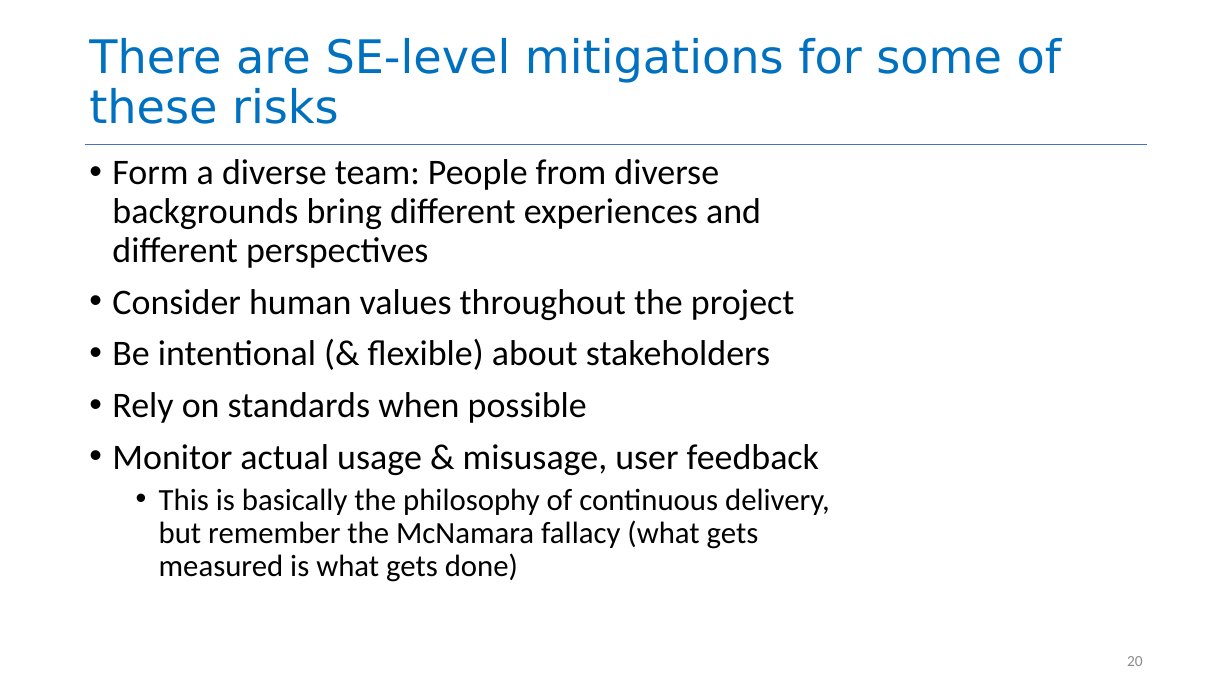
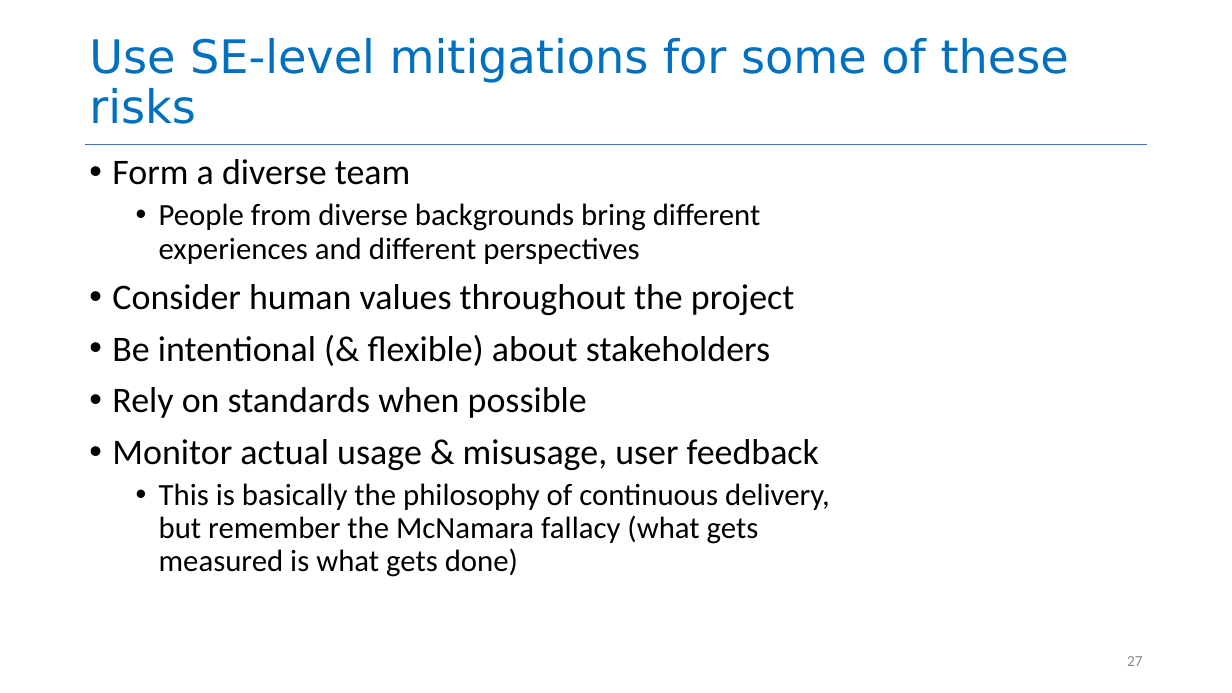
Before and after one commit to neu-se/CS4530-Spring-2026, a slide deck: slide 27 of Slides/Module 15 Engineering Software for Equity.pptx (slide 20 before the commit). Drawn at 1232x693 pixels with LibreOffice and Linux fonts; fonts in the diff are those of the drawing. Boxes give left, top, right and bottom in pixels: in the first picture for what was removed or moved away, otherwise in the second. Text is boxed around its words. In the diff, an @@ line names an element or a change of style, - is before the commit and + after.

```diff
--- a/Slides/Module 15 Engineering Software for Equity.pptx
+++ b/Slides/Module 15 Engineering Software for Equity.pptx
@@ title at bbox=[89, 38, 1069, 124]: text changed @@
-There are SE-level mitigations for some of these risks
+Use SE-level mitigations for some of these risks
@@ text at bbox=[112, 159, 761, 264]: text changed; size 56 to 48 pt @@
-• Form a diverse team: People from diverse backgrounds bring different experiences and different perspectives
+• Form a diverse team
+  • People from diverse backgrounds bring different experiences and different perspectives
@@ page number at bbox=[1127, 656, 1143, 666]: text changed @@
-20
+27
```
Also in this commit, not shown: 7 other slides changed, 3 slides added, 1 other file.
